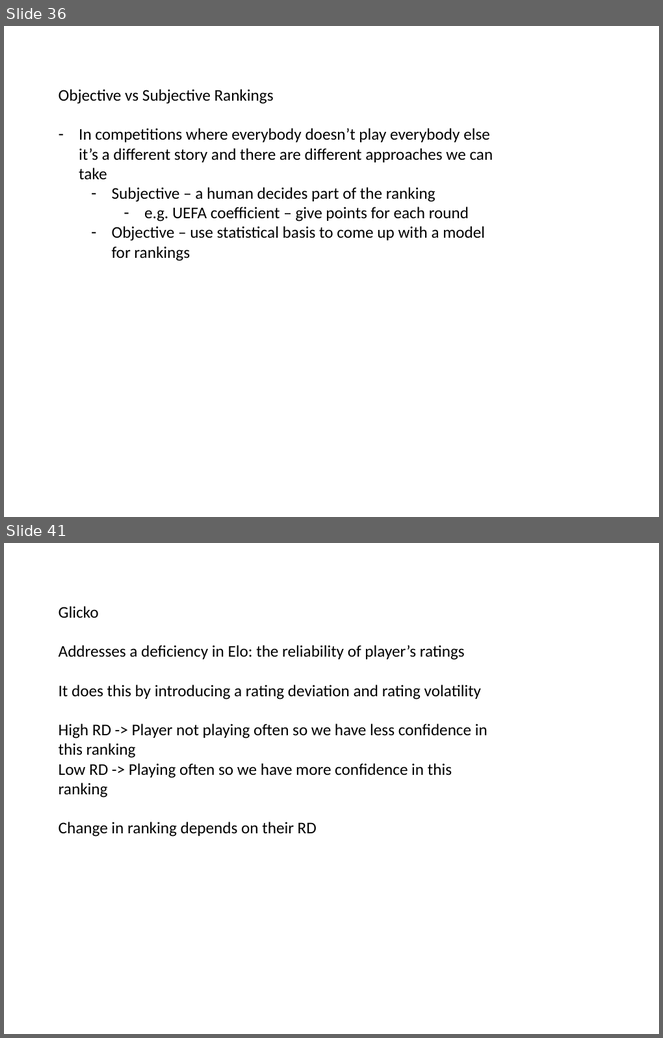
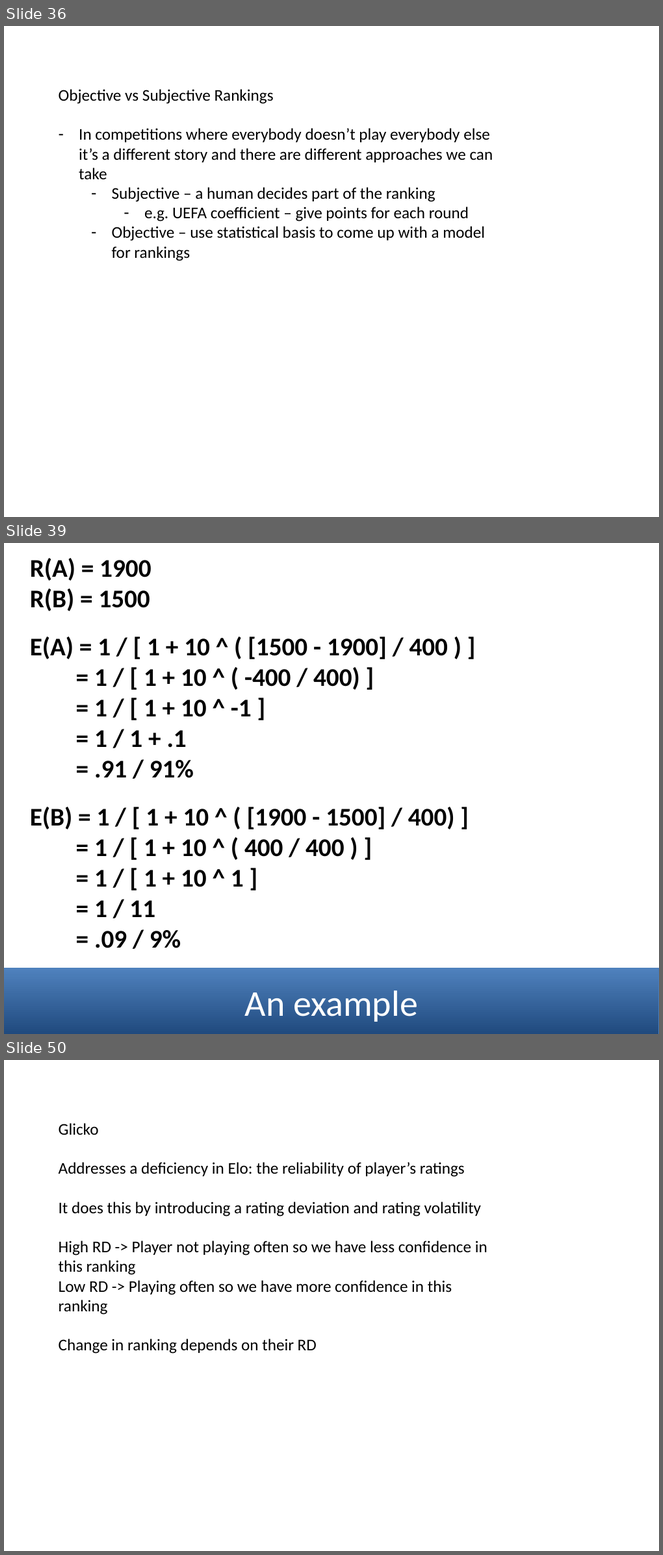
Before and after one commit to mneedham/ranking-algorithms, a slide deck: data-science-london.pptx. Shown one above the other, each under a label of ours: slides 36 and 41 before the commit, slides 36, 39 and 50 after it; the slides between them are not shown. The pictures are 663x1038 and 663x1555 pixels, drawn with LibreOffice and Linux fonts; fonts in the diff are those of the drawing. Boxes give left, top, right and bottom in pixels: in the first picture for what was removed or moved away, otherwise in the second. Text is boxed around its words. In the diff, an @@ line names an element or a change of style, - is before the commit and + after.

```diff
--- a/data-science-london.pptx
+++ b/data-science-london.pptx
@@ slide 39 added at box(4, 543, 659, 1034), background #FFFFFF @@
@@ text added at box(30, 558, 455, 949), 28 pt, text #000000, bold @@
+R(A) = 1900
+R(B) = 1500
+E(A) = 1 / [ 1 + 10 ^ ( [1500 - 1900] / 400 ) ]
+= 1 / [ 1 + 10 ^ ( -400 / 400) ]
+= 1 / [ 1 + 10 ^ -1 ]
+= 1 / 1 + .1
+= .91 / 91%
+E(B) = 1 / [ 1 + 10 ^ ( [1900 - 1500] / 400) ]
+= 1 / [ 1 + 10 ^ ( 400 / 400 ) ]
+= 1 / [ 1 + 10 ^ 1 ]
+= 1 / 11
+= .09 / 9%
@@ rectangle added at box(4, 968, 659, 1034), fill gradient #1F497D to #4F81BD, outline #4B7EBC 0.75 pt, 40 pt, text #FFFFFF @@
+An example
@@ what was slide 41 is now slide 50 @@
```
Also in this commit, not shown: 2 slides changed, 12 other slides added, 3 slides removed, 4 other files.
